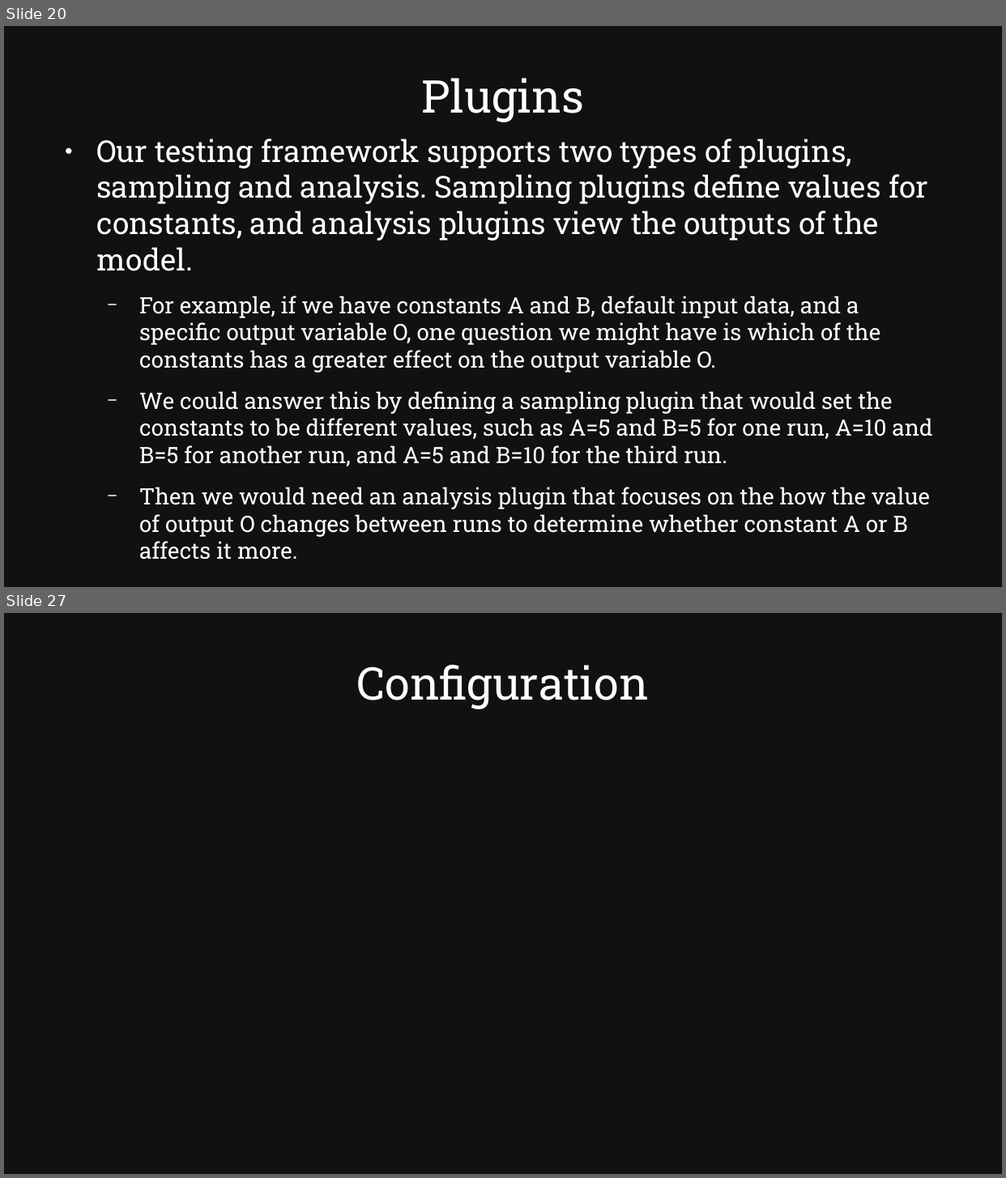
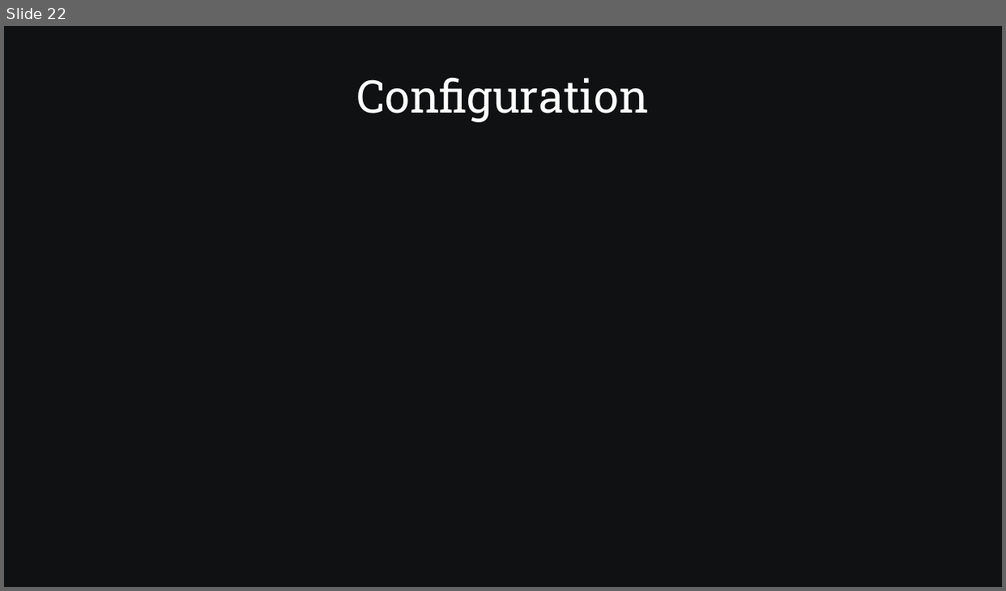
Before and after one commit to SamAllen06/lake_temp_work, a slide deck: documentation/for_collaborators/TestingSoftwareOverview.odp. Shown one above the other, each under a label of ours: slides 20 and 27 before the commit, slide 22 after it; the slides between them are not shown. The pictures are 1006x1178 and 1006x591 pixels, drawn with LibreOffice and Linux fonts; fonts in the diff are those of the drawing. Boxes give left, top, right and bottom in pixels: in the first picture for what was removed or moved away, otherwise in the second. Text is boxed around its words. In the diff, an @@ line names an element or a change of style, - is before the commit and + after.

Commit message:
Update Input, Output, and Constants table and Reorganize Sampling/Analysis plugin slides

```diff
--- a/documentation/for_collaborators/TestingSoftwareOverview.odp
+++ b/documentation/for_collaborators/TestingSoftwareOverview.odp
@@ slide 20 removed at <box>4,26,1002,587</box>, background #0F1112 @@
@@ title removed at <box>421,78,584,122</box> @@
-Plugins
@@ text removed at <box>96,139,932,560</box> @@
-● Our testing framework supports two types of plugins, sampling and analysis. Sampling plugins define values for constants, and analysis plugins view the outputs of the model.
-  − For example, if we have constants A and B, default input data, and a specific output variable O, one question we might have is which of the constants has a greater effect on the output variable O.
-  − We could answer this by defining a sampling plugin that would set the constants to be different values, such as A=5 and B=5 for one run, A=10 and B=5 for another run, and A=5 and B=10 for the third run.
-  − Then we would need an analysis plugin that focuses on the how the value of output O changes between runs to determine whether constant A or B affects it more.
@@ what was slide 27 is now slide 22 @@
```
Also in this commit, not shown: 12 slides changed, 1 slide added, 5 other slides removed, 2 other files.
